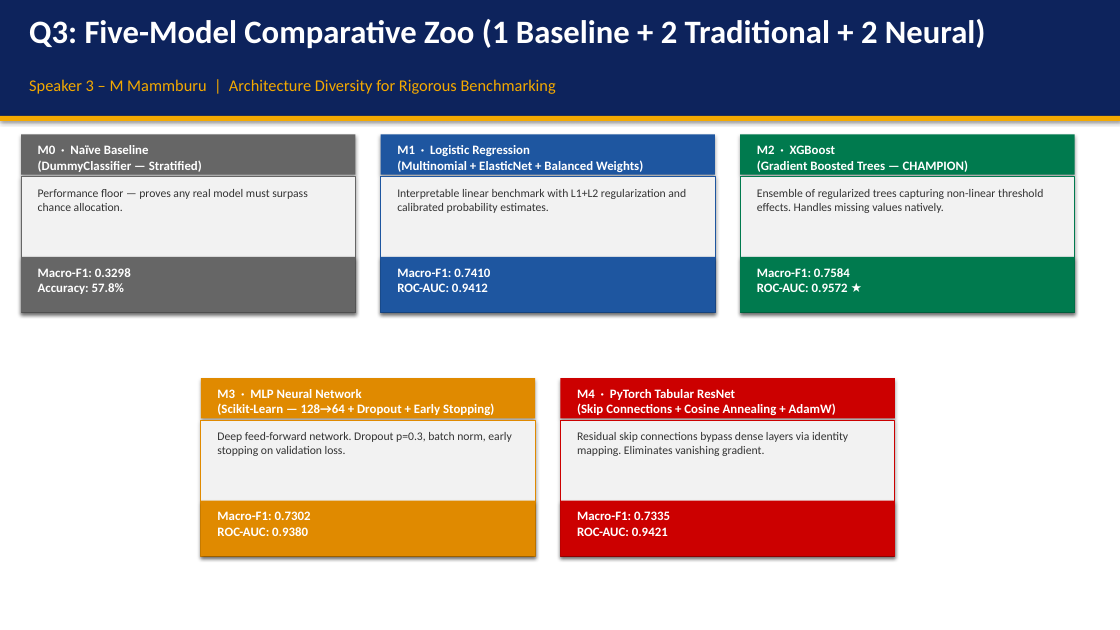
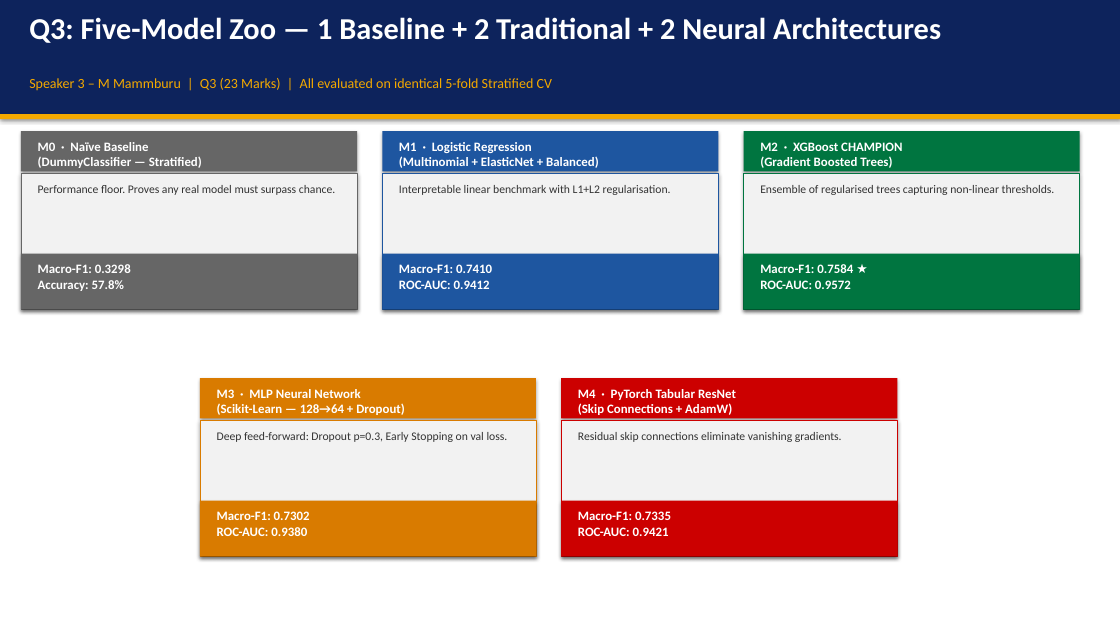
Before and after one commit to mrTruth-code/South-African-Municipal-Service-Delivery-Risk-Triage-System, a slide deck: slide 9 of docs/presentation.pptx. Drawn at 1120x630 pixels with LibreOffice and Linux fonts; fonts in the diff are those of the drawing. Boxes give left, top, right and bottom in pixels: in the first picture for what was removed or moved away, otherwise in the second. Text is boxed around its words. In the diff, an @@ line names an element or a change of style, - is before the commit and + after.

```diff
--- a/docs/presentation.pptx
+++ b/docs/presentation.pptx
@@ text at <box>29,17,941,43</box>: text changed; size 28 to 26 pt @@
-Q3: Five-Model Comparative Zoo (1 Baseline + 2 Traditional + 2 Neural)
+Q3: Five-Model Zoo — 1 Baseline + 2 Traditional + 2 Neural Architectures
@@ text at <box>29,78,552,90</box>: text changed; size 14 to 12 pt @@
-Speaker 3 – M Mammburu | Architecture Diversity for Rigorous Benchmarking
+Speaker 3 – M Mammburu | Q3 (23 Marks) | All evaluated on identical 5-fold Stratified CV
@@ text at <box>399,142,599,168</box>: text changed @@
-M1 · Logistic Regression
-(Multinomial + ElasticNet + Balanced Weights)
+M1 · Logistic Regression
+(Multinomial + ElasticNet + Balanced)
@@ 3 rectangles: place and size @@
-3 rectangles at <box>740,134,1075,313</box>
+3 rectangles at <box>744,131,1080,309</box>
@@ rectangle at <box>744,131,1080,171</box>: fill #007A4E to #007540 @@
@@ text at <box>760,142,902,168</box>: text changed @@
-M2 · XGBoost
-(Gradient Boosted Trees — CHAMPION)
+M2 · XGBoost CHAMPION
+(Gradient Boosted Trees)
@@ rectangle at <box>21,173,357,309</box>: outline #666666 0.7 pt to #666666 0.6 pt @@
@@ 6 rectangles, 3 texts: place and size @@
-6 rectangles, 3 texts at <box>21,134,715,313</box>
+6 rectangles, 3 texts at <box>21,131,718,309</box>
@@ rectangle at <box>382,173,718,309</box>: outline #1E56A0 0.7 pt to #1E56A0 0.6 pt @@
@@ rectangle at <box>744,173,1080,309</box>: outline #007A4E 0.7 pt to #007540 0.6 pt @@
@@ text at <box>38,185,335,195</box>: text changed @@
-Performance floor — proves any real model must surpass chance allocation.
+Performance floor. Proves any real model must surpass chance.
@@ text at <box>399,185,671,195</box>: text changed @@
-Interpretable linear benchmark with L1+L2 regularization and calibrated probability estimates.
+Interpretable linear benchmark with L1+L2 regularisation.
@@ text at <box>760,185,1055,195</box>: text changed @@
-Ensemble of regularized trees capturing non-linear threshold effects. Handles missing values natively.
+Ensemble of regularised trees capturing non-linear thresholds.
@@ rectangle at <box>744,254,1080,309</box>: fill #007A4E to #007540 @@
@@ text at <box>760,264,853,289</box>: text changed @@
-Macro-F1: 0.7584
-ROC-AUC: 0.9572 ★
+Macro-F1: 0.7584 ★
+ROC-AUC: 0.9572
@@ rectangle at <box>200,378,536,418</box>: fill #E08A00 to #D97B00 @@
@@ text at <box>217,389,405,415</box>: text changed @@
-M3 · MLP Neural Network
-(Scikit-Learn — 128→64 + Dropout + Early Stopping)
+M3 · MLP Neural Network
+(Scikit-Learn — 128→64 + Dropout)
@@ text at <box>578,389,736,415</box>: text changed @@
-M4 · PyTorch Tabular ResNet
-(Skip Connections + Cosine Annealing + AdamW)
+M4 · PyTorch Tabular ResNet
+(Skip Connections + AdamW)
@@ rectangle at <box>200,420,536,556</box>: outline #E08A00 0.7 pt to #D97B00 0.6 pt @@
@@ text at <box>217,432,508,442</box>: text changed @@
-Deep feed-forward network. Dropout p=0.3, batch norm, early stopping on validation loss.
+Deep feed-forward: Dropout p=0.3, Early Stopping on val loss.
@@ rectangle at <box>561,420,897,556</box>: outline #CC0000 0.7 pt to #CC0000 0.6 pt @@
@@ text at <box>578,432,842,442</box>: text changed @@
-Residual skip connections bypass dense layers via identity mapping. Eliminates vanishing gradient.
+Residual skip connections eliminate vanishing gradients.
@@ rectangle at <box>200,501,536,556</box>: fill #E08A00 to #D97B00 @@
```
Also in this commit, not shown: 17 other slides changed, 1 slide added, 1 slide removed, 1 other file.
